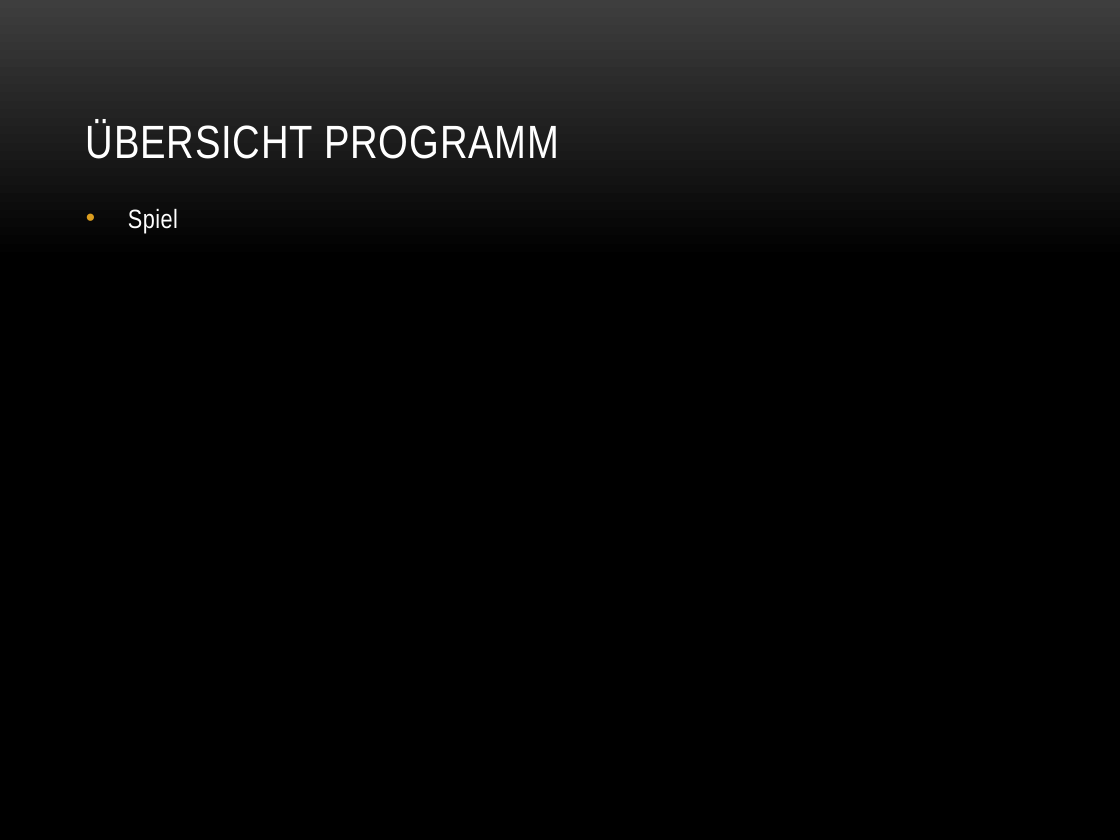
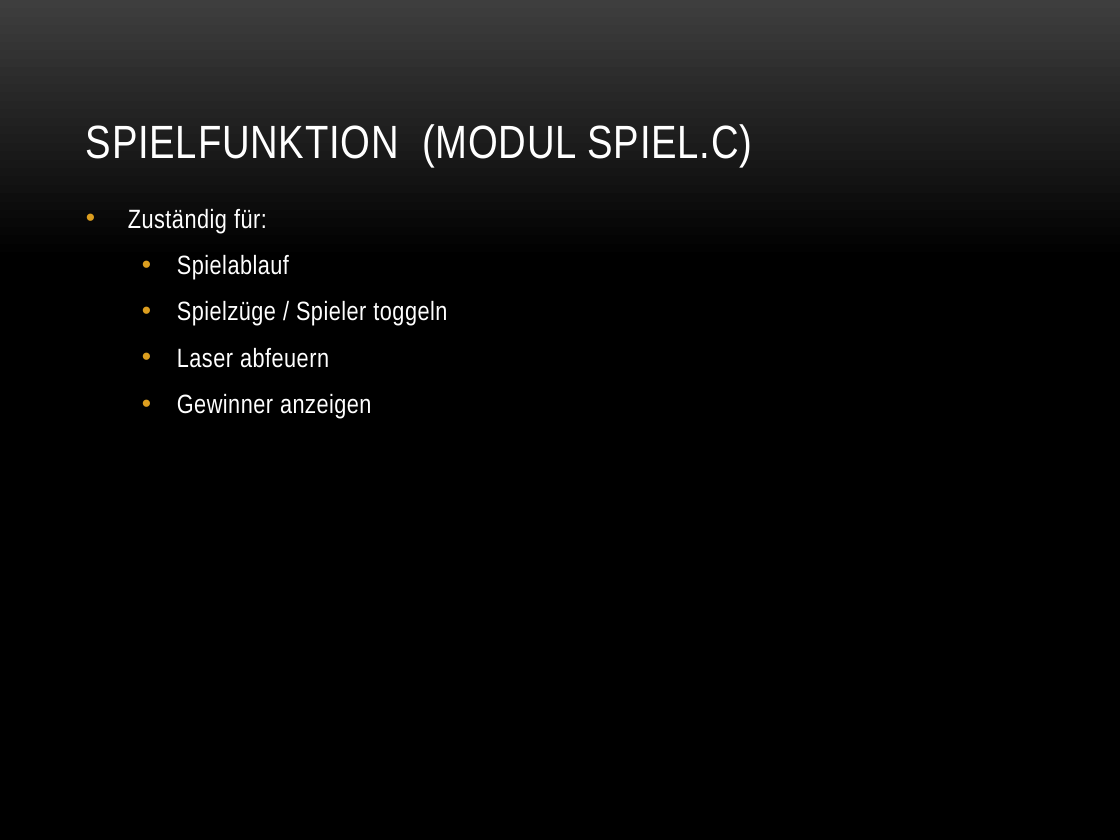
Before and after one commit to stocyr/LaserChess, a slide deck: slide 6 of docs/LaserChess.pptx. Drawn at 1120x840 pixels with LibreOffice and Linux fonts; fonts in the diff are those of the drawing; background and template pictures are left out. Boxes give left, top, right and bottom in pixels: in the first picture for what was removed or moved away, otherwise in the second. Text is boxed around its words. In the diff, an @@ line names an element or a change of style, - is before the commit and + after.

Commit message:
edited ppt, completed flowchart for laser

```diff
--- a/docs/LaserChess.pptx
+++ b/docs/LaserChess.pptx
@@ title at (86,124,753,168): text changed @@
-ÜBERSICHT PROGRAMM
+SPIELFUNKTION (MODUL SPIEL.C)
@@ text at (128,208,447,418): text changed @@
-• Spiel
+• Zuständig für:
+  • Spielablauf
+  • Spielzüge / Spieler toggeln
+  • Laser abfeuern
+  • Gewinner anzeigen
```
Also in this commit, not shown: 4 other slides changed, 1 other file.
